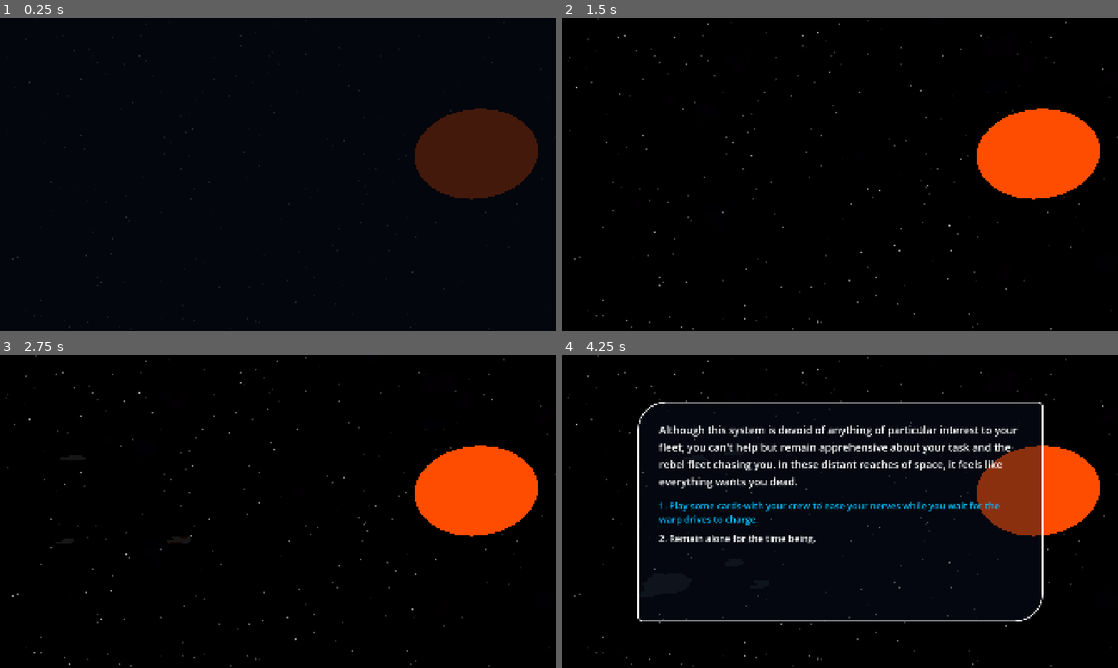
Above: before the commit, frames 1-4 (two rows, left to right).
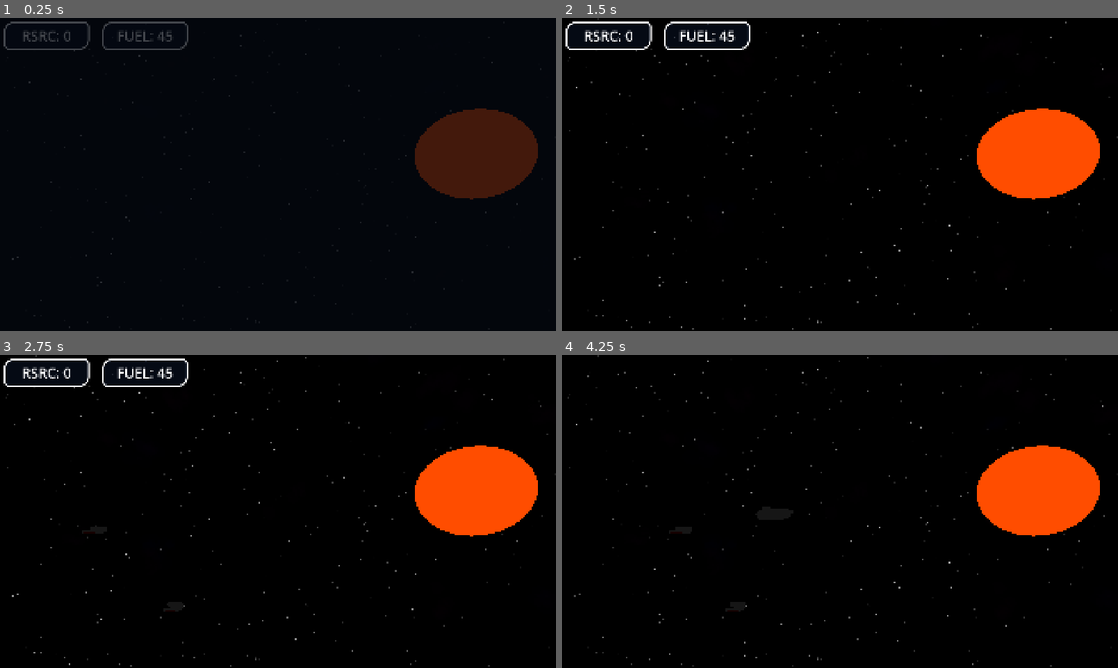
Above: after the commit, the same moments.

Repository: SidewaysFox/faster-than-faster-than-light
Game: Godot game, scene res://space.tscn
The game is run twice, just before and just after one commit, with the same random seed, the same clock (stepped at 60 frames per second) and the same inputs.
Inputs:
- Up to frame 1 (0.25 s): no input
- Up to frame 2 (1.5 s): hold D (right1) 0.53-1.28 s; tap 1 (1) at 0.6 s; tap 4 (4) at 0.8, 1.35 s; hold S (down1) from 1.28 s (still down)
- Up to frame 3 (2.75 s): tap B (A) at 1.55, 2.1 s; release S (down1) at 2.03 s; hold D (right1) from 2.03 s (still down); tap , (D) at 2.3 s
- Up to frame 4 (4.25 s): tap Enter at 2.75 s; release D (right1) at 2.78 s; hold W (up1) 2.78-3.53 s; tap , (D) at 2.85 s; tap ` (hide ui, bound only after the commit) at 3.05 s; hold A (left1) from 3.53 s (still down); hold ` (hide ui, bound only after the commit) from 3.53 s (still down); tap 1 (1) at 3.8 s; tap \ (debug) at 4.15 s

The runs differ from the first frame. In frame 1, 0.7% of the frame differs, in the area x 0-34%, y 1-11%; in frame 2, 0.9%; in frame 3, 0.9%; in frame 4, 9.4%, in the area x 13-87%, y 15-86%.
Error before the commit: Out of bounds get index '0' (on base: 'Array') (res://user_interface.gd:80)
Error after the commit: Out of bounds get index '0' (on base: 'Array') (res://user_interface.gd:97)

Commit message:
resources and fuel
and more

Diff:
--- a/faster-than-faster-than-light/galaxy_map_token.gd
+++ b/faster-than-faster-than-light/galaxy_map_token.gd
@@ -16,8 +16,10 @@
 	if id == Global.current_system:
 		$ColorRect2.show()
 		Global.system_position = position
-		$Range.scale = Vector2.ONE * (Global.jump_distance / 100)
+		$Range.scale = Vector2.ONE * (Global.jump_distance / 100.0)
 		$Range.show()
 	else:
 		$ColorRect2.hide()
 		$Range.hide()
+		if Global.visited_systems.has(id):
+			$ColorRect.color = Color(1, 1, 0)
--- a/faster-than-faster-than-light/global.gd
+++ b/faster-than-faster-than-light/global.gd
@@ -1,6 +1,11 @@
 extends Node
 
 
+var starship: PackedScene = preload("res://starship.tscn")
+var initilising: bool = true
+var resources: int = 0
+var fuel: int = 45
+var fleet: Array = []
 var sector_count: int = 8
 var sector_size: float = 400
 var gmap_top: float = 30
@@ -10,9 +15,9 @@
 var galaxy_data: Array = []
 var current_system: int
 var system_position: Vector2
-var unique_visits: int = -1
+var unique_visits: int = 0
 var visited_systems: Array[int] = []
-var jump_distance: int = 100
+var jump_distance: float = 180.0
 
 
 func _ready() -> void:
@@ -31,9 +36,24 @@
 	current_system = starting_system[0]
 	new_system(current_system)
 
+	var new_ship: Node = starship.instantiate()
+	new_ship.team = 1
+	new_ship.hull_strength = 20
+	fleet.append(new_ship)
+	get_node("/root/Space/FriendlyShips").add_child(new_ship.duplicate())
+
+	for i in 2:
+		new_ship = starship.instantiate()
+		new_ship.team = 1
+		new_ship.type = 1
+		fleet.append(new_ship)
+		get_node("/root/Space/FriendlyShips").add_child(new_ship.duplicate())
+
 
 func new_system(system: int) -> void:
 	if not visited_systems.has(system):
 		unique_visits += 1
 		visited_systems.append(system)
 	current_system = system
+	if unique_visits > 1:
+		initilising = false
--- a/faster-than-faster-than-light/project.godot
+++ b/faster-than-faster-than-light/project.godot
@@ -33,7 +33,7 @@
 "events": [Object(InputEventKey,"resource_local_to_scene":false,"resource_name":"","device":-1,"window_id":0,"alt_press …(191 unchanged characters)…
 ]
 }
-debug_quit={
+"debug quit"={
 "deadzone": 0.2,
 "events": [Object(InputEventKey,"resource_local_to_scene":false,"resource_name":"","device":-1,"window_id":0,"alt_press …(193 unchanged characters)…
 ]
@@ -138,6 +138,11 @@
 "events": [Object(InputEventKey,"resource_local_to_scene":false,"resource_name":"","device":-1,"window_id":0,"alt_press …(191 unchanged characters)…
 ]
 }
+"hide ui"={
+"deadzone": 0.2,
+"events": [Object(InputEventKey,"resource_local_to_scene":false,"resource_name":"","device":-1,"window_id":0,"alt_pressed":false,"shift_pressed":false,"ctrl_pressed":false,"meta_pressed":false,"pressed":false,"keycode":0,"physical_keycode":96,"key_label":0,"unicode":96,"location":0,"echo":false,"script":null)
+]
+}
 
 [rendering]
 
--- a/faster-than-faster-than-light/space.gd
+++ b/faster-than-faster-than-light/space.gd
@@ -12,6 +12,10 @@
 func _ready() -> void:
 	# TODO: tesselating noise map with shader
 	# TODO: add star glow
+
+	if not Global.initilising:
+		for ship in Global.fleet:
+			$FriendlyShips.add_child(ship.duplicate())
 
 	# Pass information to the BGStar GLSL script
 	$BGStars.material_override.set_shader_parameter("seed", randf_range(0.01, 100.0))
@@ -39,7 +43,7 @@
 		$Background.get_node("MainStar" + str(i + 1)).mesh.radius = randf_range(40, 250)
 		$Background.get_node("MainStar" + str(i + 1)).mesh.height = $Background.get_node("MainStar" + str(i + 1)).mesh.radius * 2
 		$Background.get_node("MainStar" + str(i + 1)).position = Vector3(x, y, z)
-		if ($Background.get_node("MainStar" + str(i + 1)).mesh.radius / 2) / Vector3(x, y, z).distance_to(Vector3.ZERO) > 0.22:
+		if ($Background.get_node("MainStar" + str(i + 1)).mesh.radius / 2) / Vector3(x, y, z).distance_to(Vector3.ZERO) > 0.2:
 			star_proximity = true
 		print(($Background.get_node("MainStar" + str(i + 1)).mesh.radius / 2) / Vector3(x, y, z).distance_to(Vector3.ZERO))
 	# Create nebulae
@@ -76,8 +80,12 @@
 
 
 func _process(delta: float) -> void:
-	if Input.is_action_just_pressed("debug_quit"):
+	if Input.is_action_just_pressed("debug quit"):
 		get_tree().quit()
+	if Input.is_action_pressed("hide ui"):
+		%UserInterface.hide()
+	else:
+		%UserInterface.show()
 
 
 func commence_warp() -> void:
--- a/faster-than-faster-than-light/space.tscn
+++ b/faster-than-faster-than-light/space.tscn
@@ -1,7 +1,6 @@
-[gd_scene load_steps=14 format=3 uid="uid://cacny3icm7ern"]
+[gd_scene load_steps=13 format=3 uid="uid://cacny3icm7ern"]
 
 [ext_resource type="Script" uid="uid://b4wkdvc46ch1a" path="res://space.gd" id="1_81phd"]
-[ext_resource type="PackedScene" uid="uid://cjxyia0bj1uuo" path="res://starship.tscn" id="1_d5lh8"]
 [ext_resource type="PackedScene" uid="uid://dn8u0s6bv084r" path="res://bg_nebula.tscn" id="3_rxlph"]
 [ext_resource type="PackedScene" uid="uid://b4sj2kgmpfsbh" path="res://user_interface.tscn" id="3_ulv8f"]
 [ext_resource type="Shader" uid="uid://dbf33bsxrsi1x" path="res://bg-stars.gdshader" id="4_ulv8f"]
@@ -92,46 +91,6 @@
 
 [node name="FriendlyShips" type="Node3D" parent="."]
 
-[node name="Starship" parent="FriendlyShips" instance=ExtResource("1_d5lh8")]
-team = 1
-hull_strength = 30
-
-[node name="Starship2" parent="FriendlyShips" instance=ExtResource("1_d5lh8")]
-team = 1
-type = 1
-
-[node name="Starship3" parent="FriendlyShips" instance=ExtResource("1_d5lh8")]
-team = 1
-type = 1
-
-[node name="Starship4" parent="FriendlyShips" instance=ExtResource("1_d5lh8")]
-team = 1
-type = 1
-
-[node name="Starship5" parent="FriendlyShips" instance=ExtResource("1_d5lh8")]
-team = 1
-type = 1
-
-[node name="Starship6" parent="FriendlyShips" instance=ExtResource("1_d5lh8")]
-team = 1
-type = 1
-
-[node name="Starship7" parent="FriendlyShips" instance=ExtResource("1_d5lh8")]
-team = 1
-type = 1
-
-[node name="Starship8" parent="FriendlyShips" instance=ExtResource("1_d5lh8")]
-team = 1
-type = 1
-
-[node name="Starship9" parent="FriendlyShips" instance=ExtResource("1_d5lh8")]
-team = 1
-type = 1
-
-[node name="Starship10" parent="FriendlyShips" instance=ExtResource("1_d5lh8")]
-team = 1
-type = 1
-
 [node name="NeutralShips" type="Node3D" parent="."]
 
 [node name="HostileShips" type="Node3D" parent="."]
--- a/faster-than-faster-than-light/starship.gd
+++ b/faster-than-faster-than-light/starship.gd
@@ -19,16 +19,17 @@
 # 7: Drone command ship
 # 8: Drone fighter
 # 9: Drone repair
-## The starship's species of origin
-@export var species: int = 0
+## The starship's alignment
+@export var alignment: int = 0
 # -2: Unmanned rebel
 # -1: Rebel
 # 0: Federation
-# 1: Human
+# 1: Civilian
+# 2: Pirate
 ## The starship's name
 @export var ship_name: String = "Starship"
 ## The starship's current level
-@export var level: int = 0
+@export var level: int = 1
 ## The starship's maximum hull points
 @export var hull_strength: int = 10
 ## The starship's currently active weapons
--- a/faster-than-faster-than-light/user_interface.gd
+++ b/faster-than-faster-than-light/user_interface.gd
@@ -15,41 +15,52 @@
 var warp_in_dialogue: Array = [ # Conditions, main text, [option, result]
 	[[1],
 	"As your fleet exits its jump, you take in the picturesque scenery around you.",
-	[["Enjoy the view as your warp drives charge up once more.", "close"]]
+	[["Enjoy the view as your warp drives charge up once more.", ["close"]]]
 	],
 	[[1],
 	"You wait with bated breath, half expecting a rebel ambush as you exit warp, but none comes. You live another day.",
-	[["Let's not wait around. Charge up the warp drives.", "close"]]
+	[["Let's not wait around. Charge up the warp drives.", ["close"]]]
 	],
 	[[1],
 	"Although this system is devoid of anything of particular interest to your fleet, you can't help but remain apprehensive about your task and the rebel fleet chasing you. In these distant reaches of space, it feels like everything wants you dead.",
-	[["Play some cards with your crew to ease your nerves while you wait for the warp drives to charge.", "close"], ["Remain alone for the time being.", "close"]]
+	[["Play some cards with your crew to ease your nerves while you wait for the warp drives to charge.", ["close"]], ["Remain alone for the time being.", ["close"]]]
+	],
+	[[1],
+	"As you warp into the system, your fleet finds itself surrounded by a number of large wreckages. It looks like pirates must have found good prey in a convoy of freighters.",
+	[["Scrap what's left of the freighter hulls.", ["resources", randi_range(5, 15), 0]]]
 	],
 	[[2],
 	"As your fleet exits its jump, you see two stars locked in each others' orbits. You spend a moment taking a deep breath, before returning to your duties on deck.",
-	[["Enjoy the view as your warp drives charge up once more.", "close"]]
+	[["Enjoy the view as your warp drives charge up once more.", ["close"]]]
 	],
 	[[3],
 	"As your fleet exits its jump, you are surprised to find you and your fleet amongst a trinary star system, a rare sight for anyone not part of the navy.",
-	[["Enjoy the view as your warp drives charge up once more.", "close"]]
+	[["Enjoy the view as your warp drives charge up once more.", ["close"]]]
 	],
 	[[1, "star proximity"],
 	"As you exit warp, you realise you've ended up dangerously close to this system's star. Your ships could be in danger if you linger for too long.",
-	[["Hope the star doesn't flare up while you wait for your warp drives to charge.", "close"]]
+	[["Hope the star doesn't flare up while you wait for your warp drives to charge.", ["close"]]]
 	],
 	[[2, "star proximity"],
 	"The binary system of stars you've just warped into makes it hard to miss the fact that you've come in far too close for comfort to one of them.",
-	[["Hope the star doesn't flare up while you wait for your warp drives to charge.", "close"]]
+	[["Hope the star doesn't flare up while you wait for your warp drives to charge.", ["close"]]]
 	],
 	[[3, "star proximity"],
 	"You find yourself and your fleet in a trinary system, but your close proximity to one of the stars unfortunately means you cannot affort to take in the view.",
-	[["Hope the star doesn't flare up while you wait for your warp drives to charge.", "close"]]
+	[["Hope the star doesn't flare up while you wait for your warp drives to charge.", ["close"]]]
+	],
+]
+
+var response_dialogue: Array = [ # Main text, [option, result]
+	["As you search the wreckages, you manage to pick out some scraps.",
+	[["Continue the journey.", ["close"]]]
 	],
 ]
 
 
 func _ready() -> void:
 	$Dialogue.hide()
+	$ScreenFade.show()
 	for i in Global.galaxy_data:
 		var new_token: Node = galaxy_map_token.instantiate()
 		new_token.id = i[0]
@@ -63,6 +74,11 @@
 	else:
 		$FPS.hide()
 	$FPS.text = "FPS: " + str(1 / delta)
+
+	%ResourcesLabel.text = "RSRC: " + str(Global.resources)
+	%ResourcesLabel.add_theme_color_override("font_color", lerp(%ResourcesLabel.get_theme_color("font_color"), Color(1, 1, 1), 0.05))
+	%FuelLabel.text = "FUEL: " + str(Global.fuel)
+	%FuelLabel.add_theme_color_override("font_color", lerp(%FuelLabel.get_theme_color("font_color"), Color(1, 1, 1), 0.05))
 
 	$ScreenFade.color.a += fade_mode * delta
 	$ScreenFade.color.a = clamp($ScreenFade.color.a, 0, 1)
@@ -77,7 +93,13 @@
 			if current_dialogue_selection > max_option:
 				current_dialogue_selection = 1
 		if Input.is_action_just_pressed("1") or Input.is_action_just_pressed("A"):
-			call(option_results[current_dialogue_selection - 1])
+			var args: Array = []
+			if len(option_results[current_dialogue_selection - 1]) > 1:
+				for i in len(option_results[current_dialogue_selection - 1]) - 1:
+					args.append(option_results[current_dialogue_selection - 1][i + 1])
+				callv(option_results[current_dialogue_selection - 1][0], args)
+			else:
+				call(option_results[current_dialogue_selection - 1][0])
 		for i in max_option:
 			if i + 1 == current_dialogue_selection:
 				%Options.get_node("Option" + str(i + 1)).add_theme_color_override("font_color", Color(0, 0.75, 1.0))
@@ -88,9 +110,12 @@
 		if galaxy_map_showing:
 			if Global.galaxy_data[Global.current_system][1].x > 900:
 				$GalaxyMap/Tokens.position.x = 600 - Global.galaxy_data[Global.current_system][1].x
+			else:
+				$GalaxyMap/Tokens.position.x = 45
 			%Cursor.position = Global.galaxy_data[Global.current_system][1]
 	if galaxy_map_showing:
 		$GalaxyMap.show()
+		$GalaxyMapTitle.show()
 		if Input.is_action_pressed("right2"):
 			$GalaxyMap/Tokens.position.x -= 400 * delta * Global.joystick_sens
 		if Input.is_action_pressed("left2"):
@@ -108,8 +133,10 @@
 						in_warp_range = true
 				n += 1
 			%Cursor.position = lerp(%Cursor.position, %Cursor.get_overlapping_areas()[closest_token[0]].position, 0.2)
-			if (Input.is_action_just_pressed("1") or Input.is_action_just_pressed("A")) and in_warp_range:
+			if (Input.is_action_just_pressed("1") or Input.is_action_just_pressed("A")) and in_warp_range and Global.fuel > len(Global.fleet):
 				galaxy_map_showing = false
+				Global.fuel -= len(Global.fleet)
+				_quantity_change(1, false)
 				Global.new_system(closest_token[2])
 				await get_tree().create_timer(1).timeout
 				main.commence_warp()
@@ -122,6 +149,7 @@
 		%Cursor.global_position.y = clampf(%Cursor.global_position.y, 256.0, 824.0)
 	else:
 		$GalaxyMap.hide()
+		$GalaxyMapTitle.hide()
 
 
 func dialogue_set_up(library: int, id: int) -> void:
@@ -131,16 +159,17 @@
 	if library == 0:
 		%DialogueText.text = warp_in_dialogue[id][1]
 		max_option = len(warp_in_dialogue[id][2])
-		for i in len(warp_in_dialogue[id][2]):
+		for i in max_option:
 			%Options.get_node("Option" + str(i + 1)).text = str(i + 1) + ". " + warp_in_dialogue[id][2][i][0]
 			option_results.append(warp_in_dialogue[id][2][i][1])
 			%Options.get_node("Option" + str(i + 1)).show()
-
-
-# Close the dialogue box
-func close() -> void:
-	$Dialogue.hide()
-	dialogue_showing = false
+	elif library == 1:
+		%DialogueText.text = response_dialogue[id][0]
+		max_option = len(response_dialogue[id][1])
+		for i in max_option:
+			%Options.get_node("Option" + str(i + 1)).text = str(i + 1) + ". " + response_dialogue[id][1][i][0]
+			option_results.append(response_dialogue[id][1][i][1])
+			%Options.get_node("Option" + str(i + 1)).show()
 
 
 func _on_warp_in_dialogue_timeout() -> void:
@@ -152,3 +181,32 @@
 	dialogue_set_up(0, possible_dialogues.pick_random())
 	$Dialogue.show()
 	dialogue_showing = true
+
+
+func _quantity_change(quantity: int, up: bool) -> void:
+	if quantity == 0:
+		if up:
+			%ResourcesLabel.add_theme_color_override("font_color", Color(0, 1, 0))
+		else:
+			%ResourcesLabel.add_theme_color_override("font_color", Color(1, 0, 0))
+	if quantity == 1:
+		if up:
+			%FuelLabel.add_theme_color_override("font_color", Color(0, 1, 0))
+		else:
+			%FuelLabel.add_theme_color_override("font_color", Color(1, 0, 0))
+
+
+# Close the dialogue box
+func close() -> void:
+	$Dialogue.hide()
+	dialogue_showing = false
+
+
+# Give the player resources from a dialogue event
+func resources(n: int, response: int) -> void:
+	Global.resources += n
+	if n > 0:
+		_quantity_change(0, true)
+	else:
+		_quantity_change(0, false)
+	dialogue_set_up(1, response)
--- a/faster-than-faster-than-light/user_interface.tscn
+++ b/faster-than-faster-than-light/user_interface.tscn
@@ -20,7 +20,7 @@
 expand_margin_bottom = 40.0
 
 [sub_resource type="StyleBoxFlat" id="StyleBoxFlat_i7dvk"]
-bg_color = Color(0.0156863, 0.0313726, 0.0627451, 1)
+bg_color = Color(0.0156863, 0.0313726, 0.0627451, 0.980392)
 border_width_left = 6
 border_width_top = 6
 border_width_right = 6
@@ -45,6 +45,34 @@
 
 [sub_resource type="CircleShape2D" id="CircleShape2D_i7dvk"]
 radius = 18.0
+
+[sub_resource type="StyleBoxFlat" id="StyleBoxFlat_0jl8t"]
+bg_color = Color(0.0156863, 0.0313726, 0.0627451, 0.980392)
+border_width_left = 6
+border_width_top = 6
+border_width_right = 6
+border_width_bottom = 6
+border_color = Color(1, 1, 1, 1)
+corner_radius_top_left = 24
+corner_radius_top_right = 24
+corner_radius_bottom_right = 48
+corner_radius_bottom_left = 48
+
+[sub_resource type="StyleBoxFlat" id="StyleBoxFlat_up53h"]
+bg_color = Color(0.0313726, 0.0627451, 0.12549, 0.627451)
+border_width_left = 6
+border_width_top = 6
+border_width_right = 6
+border_width_bottom = 6
+border_color = Color(1, 1, 1, 1)
+corner_radius_top_left = 32
+corner_radius_top_right = 16
+corner_radius_bottom_right = 32
+corner_radius_bottom_left = 16
+expand_margin_left = 8.0
+expand_margin_top = 8.0
+expand_margin_right = 8.0
+expand_margin_bottom = 8.0
 
 [node name="UserInterface" type="Control"]
 layout_mode = 3
@@ -162,7 +190,61 @@
 [node name="CollisionShape2D" type="CollisionShape2D" parent="GalaxyMap/Tokens/Cursor"]
 shape = SubResource("CircleShape2D_i7dvk")
 
+[node name="GalaxyMapTitle" type="Panel" parent="."]
+offset_left = 400.0
+offset_top = 146.0
+offset_right = 800.0
+offset_bottom = 236.0
+theme_override_styles/panel = SubResource("StyleBoxFlat_0jl8t")
+
+[node name="Label" type="Label" parent="GalaxyMapTitle"]
+layout_mode = 0
+offset_left = 50.0
+offset_top = 12.0
+offset_right = 351.0
+offset_bottom = 79.0
+theme_override_font_sizes/font_size = 48
+text = "GALAXY MAP"
+
+[node name="InfoTabs" type="MarginContainer" parent="."]
+layout_mode = 0
+offset_right = 40.0
+offset_bottom = 40.0
+theme_override_constants/margin_left = 20
+theme_override_constants/margin_top = 20
+
+[node name="HBoxContainer" type="HBoxContainer" parent="InfoTabs"]
+layout_mode = 2
+theme_override_constants/separation = 60
+
+[node name="Resources" type="PanelContainer" parent="InfoTabs/HBoxContainer"]
+custom_minimum_size = Vector2(280, 60)
+layout_mode = 2
+theme_override_styles/panel = SubResource("StyleBoxFlat_up53h")
+
+[node name="ResourcesLabel" type="Label" parent="InfoTabs/HBoxContainer/Resources"]
+unique_name_in_owner = true
+layout_mode = 2
+theme_override_font_sizes/font_size = 48
+text = "RSRC: 0"
+horizontal_alignment = 1
+vertical_alignment = 1
+
+[node name="Fuel" type="PanelContainer" parent="InfoTabs/HBoxContainer"]
+custom_minimum_size = Vector2(280, 60)
+layout_mode = 2
+theme_override_styles/panel = SubResource("StyleBoxFlat_up53h")
+
+[node name="FuelLabel" type="Label" parent="InfoTabs/HBoxContainer/Fuel"]
+unique_name_in_owner = true
+layout_mode = 2
+theme_override_font_sizes/font_size = 48
+text = "FUEL: 45"
+horizontal_alignment = 1
+vertical_alignment = 1
+
 [node name="ScreenFade" type="ColorRect" parent="."]
+visible = false
 z_index = 10
 layout_mode = 0
 offset_right = 1920.0
@@ -170,6 +252,7 @@
 color = Color(0.0156863, 0.0313726, 0.0627451, 1)
 
 [node name="FPS" type="Label" parent="."]
+visible = false
 layout_mode = 0
 offset_right = 40.0
 offset_bottom = 23.0
Not shown: 1 places in faster-than-faster-than-light/user_interface.tscn that only renumber resources
